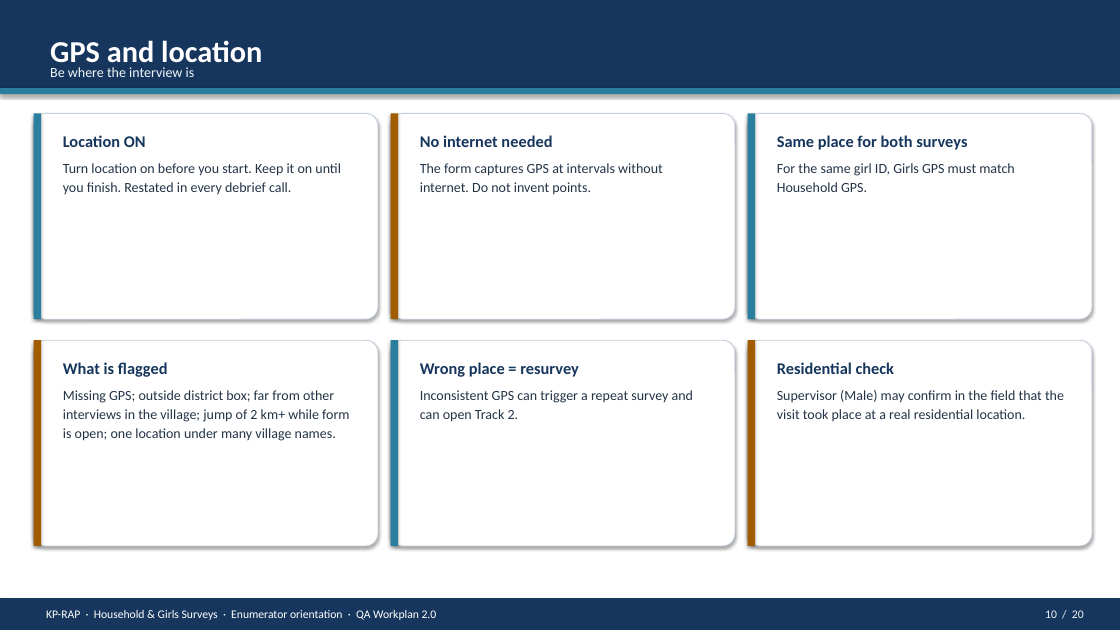
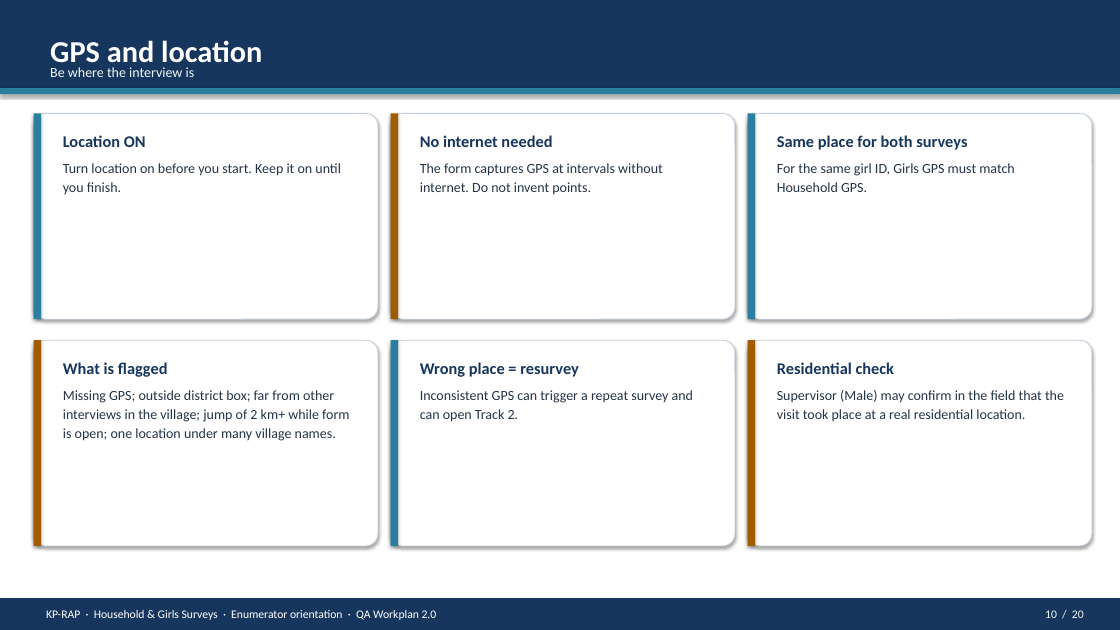
Before and after one commit to malkiaman-dev/KP_RAP_M_-_E_Dashboard, a slide deck: slide 10 of AoE_Enumerator_Orientation_QA_Protocol_August2026.pptx. Drawn at 1120x630 pixels with LibreOffice and Linux fonts; fonts in the diff are those of the drawing. Boxes give left, top, right and bottom in pixels: in the first picture for what was removed or moved away, otherwise in the second. Text is boxed around its words. In the diff, an @@ line names an element or a change of style, - is before the commit and + after.

```diff
--- a/AoE_Enumerator_Orientation_QA_Protocol_August2026.pptx
+++ b/AoE_Enumerator_Orientation_QA_Protocol_August2026.pptx
@@ text at (63, 163, 341, 194): text changed @@
-Turn location on before you start. Keep it on until you finish. Restated in every debrief call.
+Turn location on before you start. Keep it on until you finish.
```
Also in this commit, not shown: 1 other slide changed, 9 other files.
